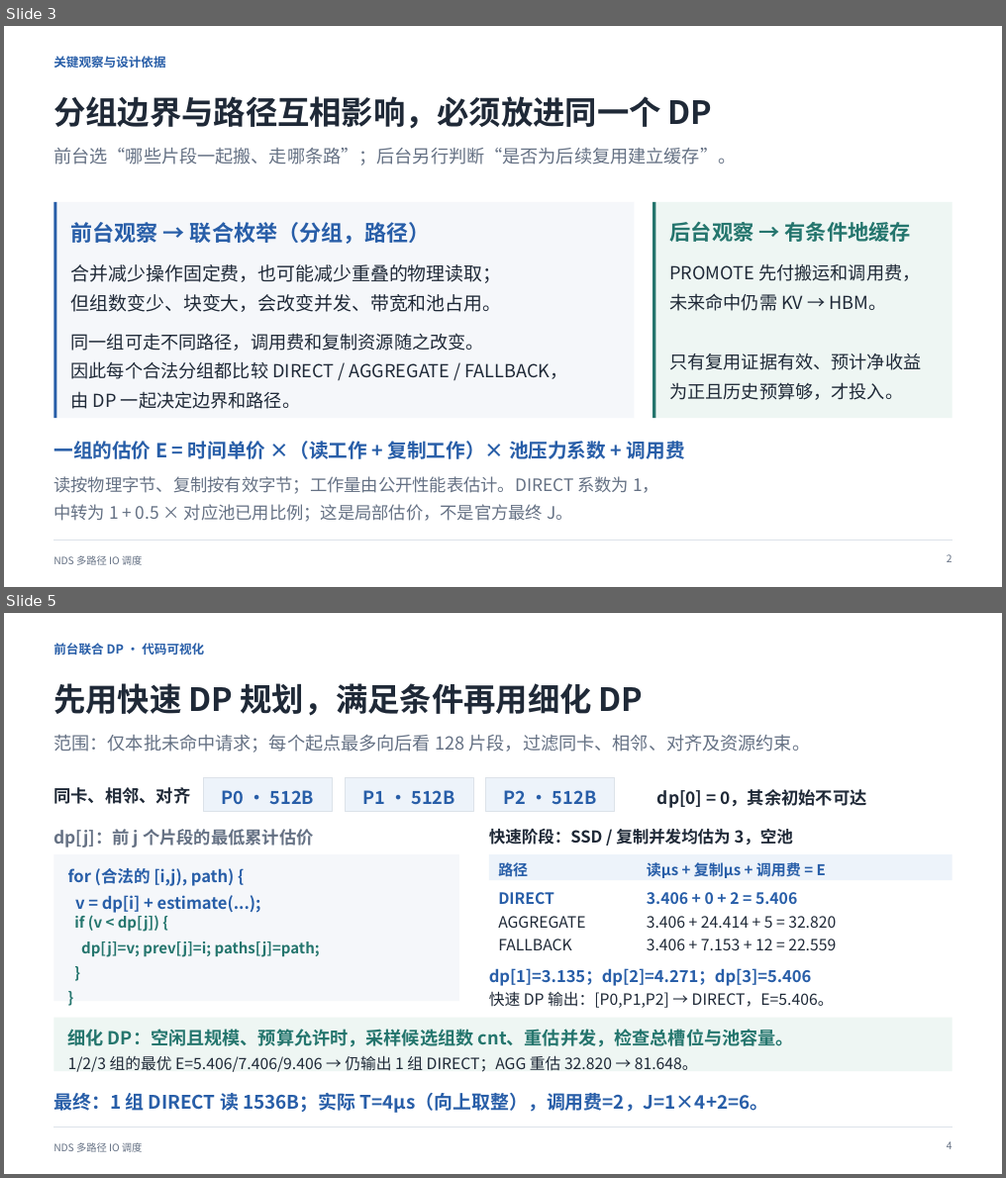
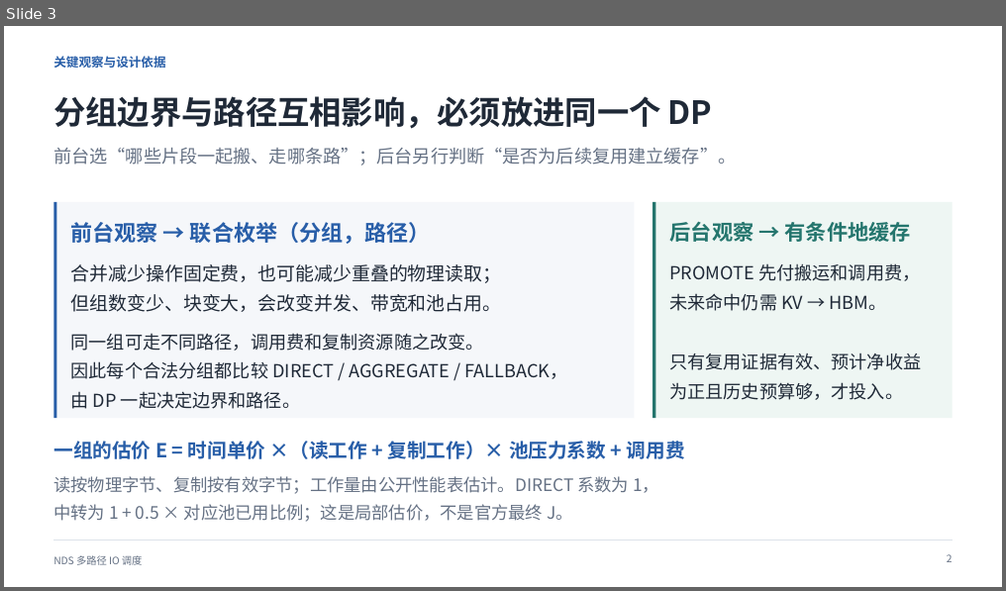
Before and after one commit to dpj135/hackathon, a slide deck: submissions/kaisennhu/07_答辩PPT/答辩介绍.pptx. Shown one above the other, each under a label of ours: slides 3 and 5 before the commit, slide 3 after it; the slides between them are not shown. The pictures are 1006x1178 and 1006x591 pixels, drawn with LibreOffice and Linux fonts; fonts in the diff are those of the drawing. Boxes give left, top, right and bottom in pixels: in the first picture for what was removed or moved away, otherwise in the second. Text is boxed around its words. In the diff, an @@ line names an element or a change of style, - is before the commit and + after.

```diff
--- a/submissions/kaisennhu/07_答辩PPT/答辩介绍.pptx
+++ b/submissions/kaisennhu/07_答辩PPT/答辩介绍.pptx
@@ slide 5 removed at box(4, 613, 1002, 1174), background #FFFFFF @@
@@ text removed at box(54, 643, 204, 655) @@
-前台联合 DP · 代码可视化
@@ text removed at box(54, 683, 644, 716) @@
-先用快速 DP 规划，满足条件再用细化 DP
@@ text removed at box(54, 735, 810, 753) @@
-范围：仅本批未命中请求；每个起点最多向后看 128 片段，过滤同卡、相邻、对齐及资源约束。
@@ group removed at box(54, 777, 866, 812): 5 texts, 3 rectangles @@
-同卡、相邻、对齐
-P0 · 512B
-P1 · 512B
-P2 · 512B
-dp[0] = 0，其余初始不可达
@@ text removed at box(54, 829, 314, 848) @@
-dp[j]：前 j 个片段的最低累计估价
@@ rectangle removed at box(54, 855, 460, 1001) @@
@@ text removed at box(74, 915, 320, 958) @@
-if (v < dp[j]) {
-dp[j]=v; prev[j]=i; paths[j]=path;
-}
-}
@@ group removed at box(68, 829, 952, 951): 10 texts, 1 rectangle @@
-for (合法的 [i,j), path) {
-v = dp[i] + estimate(...);
-快速阶段：SSD / 复制并发均估为 3，空池
-路径
-读μs + 复制μs + 调用费 = E
-DIRECT
-3.406 + 0 + 2 = 5.406
-AGGREGATE
-3.406 + 24.414 + 5 = 32.820
-FALLBACK
-3.406 + 7.153 + 12 = 22.559
@@ text removed at box(489, 968, 812, 986) @@
-dp[1]=3.135；dp[2]=4.271；dp[3]=5.406
@@ text removed at box(489, 991, 834, 1008) @@
-快速 DP 输出：[P0,P1,P2] → DIRECT，E=5.406。
@@ rectangle removed at box(54, 1018, 952, 1072) @@
@@ text removed at box(68, 1029, 794, 1048) @@
-细化 DP：空闲且规模、预算允许时，采样候选组数 cnt、重估并发，检查总槽位与池容量。
@@ text removed at box(68, 1056, 698, 1072) @@
-1/2/3 组的最优 E=5.406/7.406/9.406 → 仍输出 1 组 DIRECT；AGG 重估 32.820 → 81.648。
@@ text removed at box(54, 1093, 769, 1113) @@
-最终：1 组 DIRECT 读 1536B；实际 T=4μs（向上取整），调用费=2，J=1×4+2=6。
@@ text removed at box(54, 1143, 142, 1153) @@
-NDS 多路径 IO 调度
@@ line removed from (54, 1128) to (952, 1128) @@
@@ text removed at box(946, 1142, 952, 1150) @@
-4
```
Also in this commit, not shown: 5 slides changed, 2 slides added, 1 other slide removed, 3 other files.
